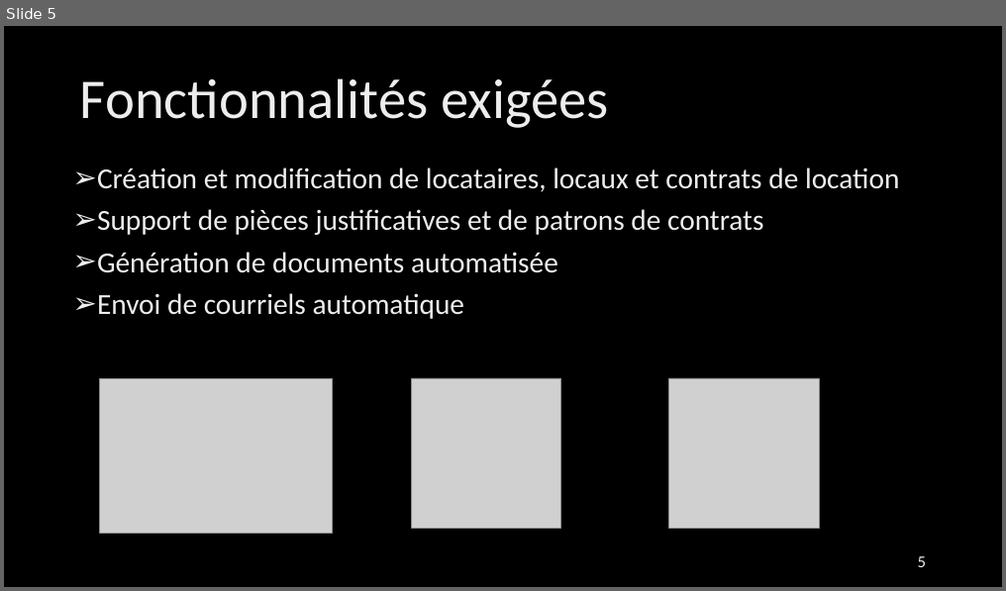
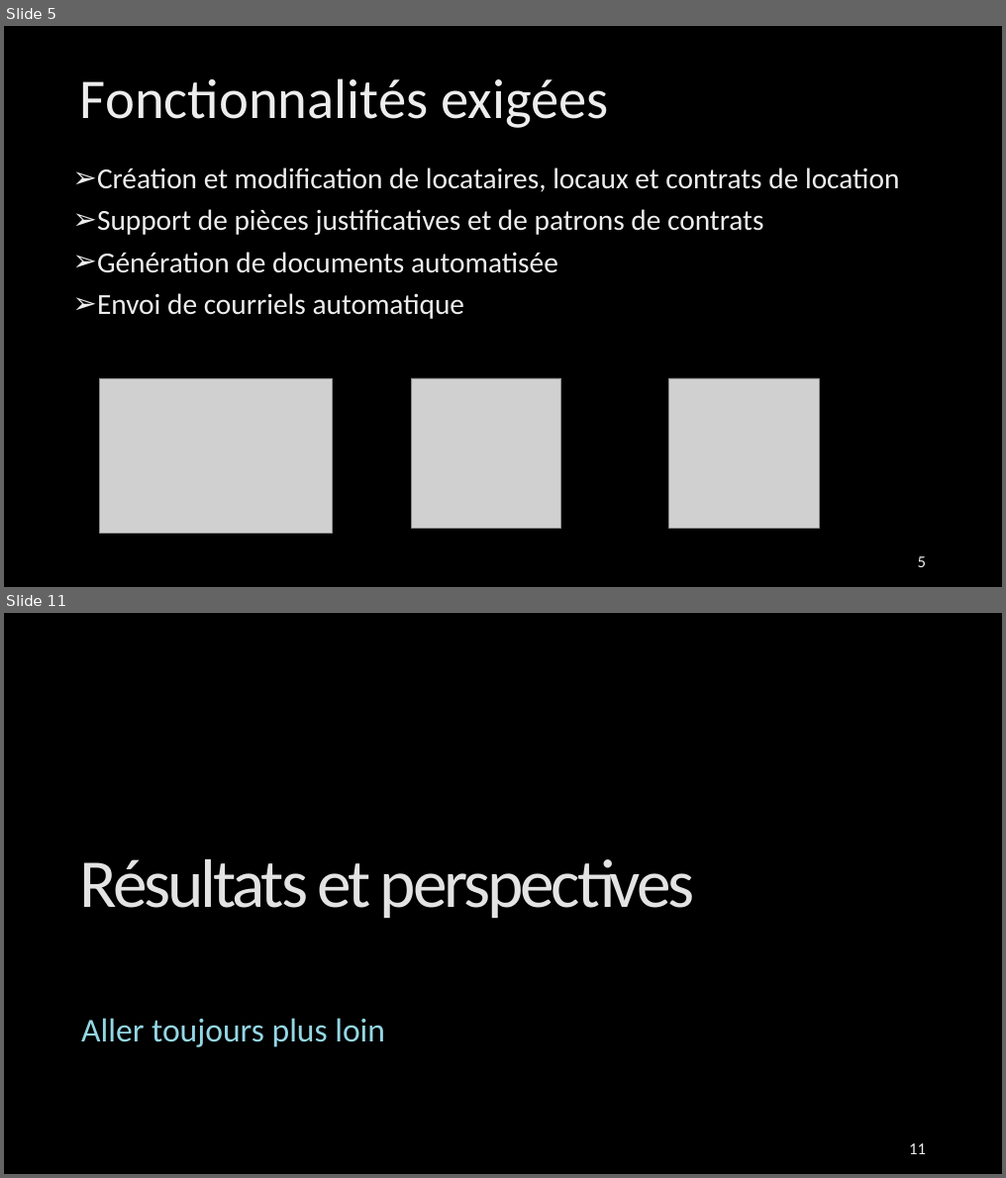
Before and after one commit to cldif/REAM, a slide deck: documents/french presentation.pptx. Shown one above the other, each under a label of ours: slide 5 before the commit, slides 5 and 11 after it; the slides between them are not shown. The pictures are 1006x591 and 1006x1178 pixels, drawn with LibreOffice and Linux fonts; fonts in the diff are those of the drawing; grey boxes stand for pictures; background and template pictures are left out. Boxes give left, top, right and bottom in pixels: in the first picture for what was removed or moved away, otherwise in the second. Text is boxed around its words. In the diff, an @@ line names an element or a change of style, - is before the commit and + after.

```diff
--- a/documents/french presentation.pptx
+++ b/documents/french presentation.pptx
@@ slide 11 added at (x1=4, y1=613, x2=1002, y2=1174), background picture (left out) @@
@@ title added at (x1=80, y1=860, x2=695, y2=918), 66 pt, text gradient #878787 to #E3E3E3 to #FFFFFF @@
+Résultats et perspectives
@@ subtitle added at (x1=81, y1=1018, x2=385, y2=1048), 32 pt, text gradient #9FDBE7 to #94D7E4 to #BFE7EF to #FFFFFF @@
+Aller toujours plus loin
@@ page number added at (x1=909, y1=1144, x2=926, y2=1155), 16 pt, text gradient #9E9E9E to #EDEDED to #FFFFFF @@
+11
```
Also in this commit, not shown: 1 slide changed, 8 other slides added.
